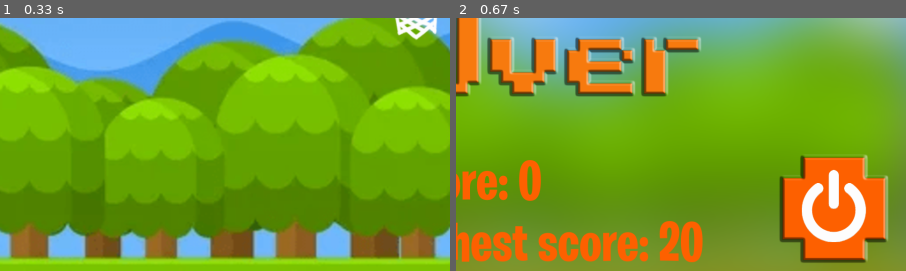
Above: before the commit, frames 1-2 (left to right).
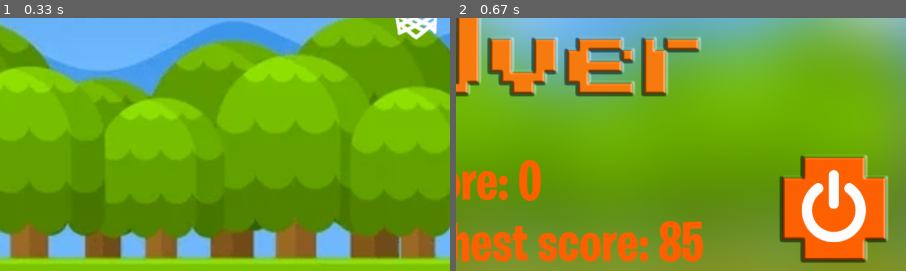
Above: after the commit, the same moments.

Repository: Filip-Palackovic/basketball-python
Game: pygame game, started from main.py
The game is run twice, just before and just after one commit, with the same random seed, the same clock (stepped at 60 frames per second) and the same inputs.
Inputs:
- Up to frame 1 (0.33 s): no input
- Up to frame 2 (0.67 s): tap T at 0.33 s
The pictures show only the part of the screen within x 40-90%, y 35-85%; the shares and areas given below are measured in that part.

Frame 1 is identical in both runs. In frame 2, 0.6% of the frame differs, in the area x 45-55%, y 80-97%.

Commit message:
loeschen unnotige

Diff:
--- a/game.py
+++ b/game.py
@@ -114,87 +114,9 @@
         pygame.mixer.music.play(-1)
         pygame.mixer.music.set_volume(1)
 
-    def create_boundaries(self):
-        rects = [
- #           [
- #               (self.X_START - self.w(50), self.h(self.HEIGHT / 2)),
- #               (self.w(100), self.h(self.HEIGHT)),
- #           ],
- #           [
- #               (self.X_END + self.w(50), self.h(self.HEIGHT / 2)),
-  #              (self.w(100), self.h(self.HEIGHT)),
- #           ],
- #           [
-  #              (self.w(self.WIDTH / 2), self.h(0 - 50)),
-  #              (self.w(self.WIDTH), self.h(100)),
-   #         ],
-            #[
-            #    (self.w(self.WIDTH / 2), self.h(self.FLOOR_HEIGHT + 50)),
-            #    (self.w(self.WIDTH), self.h(100)),
-            #],
-            #[
-            #    (self.w(1464 + self.X_START), self.h(265)),
-            #    (self.w(6), self.h(6)),
-            #],  #  Basket hoop
-#            [
- #               (
-#                    self.w((1640 + 1692) / 2 + self.X_START),
-##                    self.h((582 + self.FLOOR_HEIGHT) / 2),
-#                ),
-#                (self.w(1692 - 1639), self.h(self.FLOOR_HEIGHT - 582)),
- #          ],  # Big basket base rectangle
-#            [
-#                (self.w(1651 + self.X_START), self.h(567)),
-#                (self.w(42), self.h(10)),
-#            ],  # Basket base "triangle"
-#            [
- #               (self.w(self.X_START + 1666.5), self.h(404)),
- #               (self.w(24), self.h(276)),
-#            ],  # Small basket base rectangle
-
-
-
-            [
-                (self.w((1630 + 1654) / 2 + self.X_START), self.h((72 + 376) / 2)),
-                (self.w(26), self.h(305)),
-            ],  # Basket board
-            [
-                (self.w(1471 + 36 / 2 + self.X_START), self.h(274 + 140 / 2)),
-                (self.w(5), self.h(140)),
-            ],  # Basket net left hitbox
-            [
-                (self.w(self.X_START + 1585 + 33 / 2), self.h(339.5)),
-                (self.w(5), self.h(133)),
-            ],  # Basket net right hitbox
-        ]
-
-        for index, payload in enumerate(rects):
-            pos, size = payload
-            pymunk.Body.KINEMATIC
-            body = pymunk.Body(body_type=pymunk.Body.STATIC)
-            body.position = pos
-
-            shape = pymunk.Poly.create_box(body, size)
-            shape.elasticity = 0.8
-            shape.friction = 1
-            shape.color = pygame.Color(124, 195, 2, 100)
-
-            if index == 6:
-                body.angle = -1.2217304
-            elif index == 8:
-                shape.elasticity = 0.2
-            elif index == 9:
-                body.angle = -3.4103733584
-                shape.elasticity = 0.2
-            elif index == 10:
-                body.angle = -2.8989918876
-                shape.elasticity = 0.2
-
-            self.space.add(body, shape)
 
     def create_ball(self):
         body = pymunk.Body(body_type=pymunk.Body.STATIC)
-        #body.position = get_random_position(self)
         body.position = 0,0
         shape = pymunk.Circle(body, self.w(30), (0, 0))
         shape.mass = 10
--- a/import pygame.py
+++ /dev/null
@@ -1,77 +0,0 @@
-import pygame
-import sys
-from utils import (
-    Fonts,
-    Images,
-    Sounds,
-    measure_distance,
-    convert_to_pygame,
-    rot_center,
-    get_random_position,
-    get_path,
-    get_scale,
-    get_real_size,
-)
-
-# Initialize Pygame
-pygame.init()
-
-# Constants
-WIDTH, HEIGHT = 600, 400
-FPS = 60
-GRAVITY = 0.25
-FLAP_STRENGTH = -8
-HOOP_POSITION = (500, 150)
-BALL_RADIUS = 20
-HOOP_SIZE = (80, 60)
-BLACK = (0, 0, 0)
-WHITE = (255, 255, 255)
-
-# Set up display
-screen = pygame.display.set_mode((WIDTH, HEIGHT))
-pygame.display.set_caption("Basketball Hoop Game")
-clock = pygame.time.Clock()
-
-# bild
-ball_img = pygame.image.load('ball.png')
-# ball
-ball_rect = ball_img.get_rect()
-ball_rect.center = (WIDTH // 4, HEIGHT // 2)
-ball_velocity_y = 0
-ball_velocity_x = 0  # velocity in x-richtung
-
-# korb
-hoop_rect = pygame.Rect(HOOP_POSITION, HOOP_SIZE)
-
-
-running = True
-while running:
-    screen.fill(BLACK)
-
-    for event in pygame.event.get():
-        if event.type == pygame.QUIT:
-            running = False
-            pygame.quit()
-            sys.exit()
-
-        if event.type == pygame.MOUSEBUTTONDOWN:
-            ball_velocity_y = FLAP_STRENGTH
-            ball_velocity_x = 3  #  horizontal velocity mit click
-
-    ball_velocity_y += GRAVITY
-    ball_rect.y += ball_velocity_y
-    ball_rect.x += ball_velocity_x  # Ball horizontal
-
-    # Kollision mt Korb noch ändern
-    if ball_rect.colliderect(hoop_rect):
-        print("Golaso!")
-        ball_rect.y = 150
-        ball_rect.x = 150
-
-
-
-    screen.blit(ball_img, ball_rect)
-    pygame.draw.rect(screen, WHITE, hoop_rect)
-
-    pygame.display.flip()
-    clock.tick(FPS)
--- a/main.py
+++ b/main.py
@@ -8,7 +8,7 @@
 
     game = Game()
     game.debug = False
-    game.create_boundaries()
+    #game.create_boundaries()
     game.load_music()
 
     match = game.match
--- a/scores.json
+++ b/scores.json
@@ -1 +1 @@
-{"highest_score": 20}
+{"highest_score": 85}
